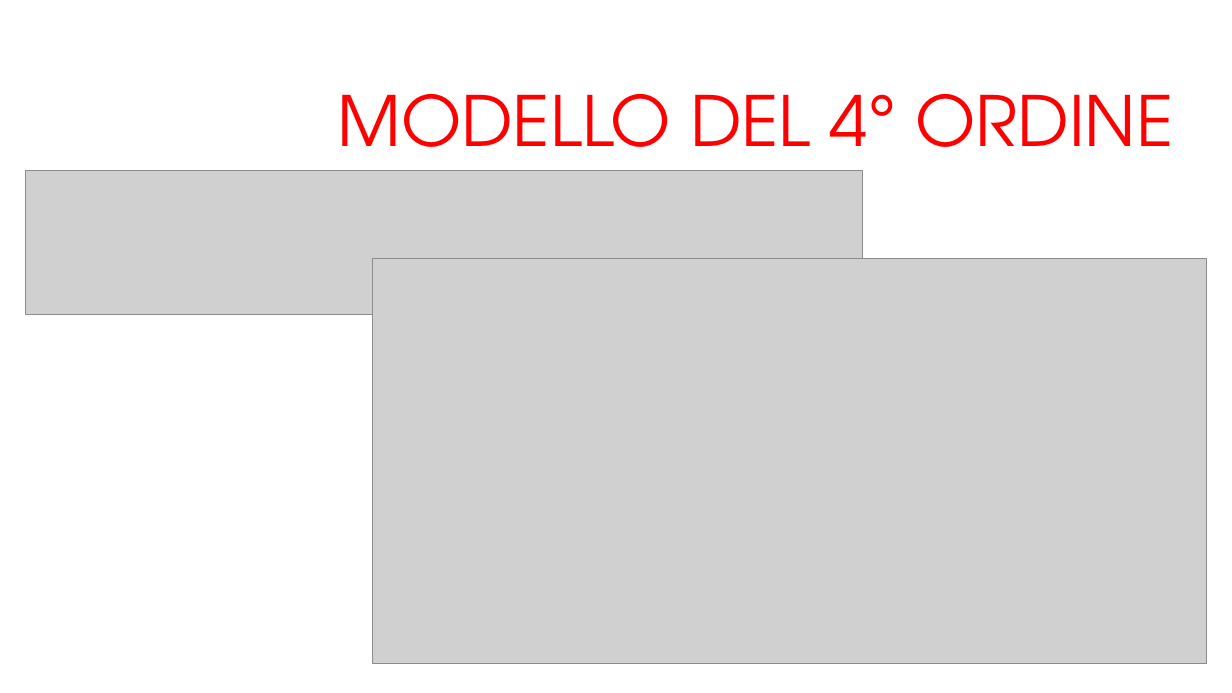
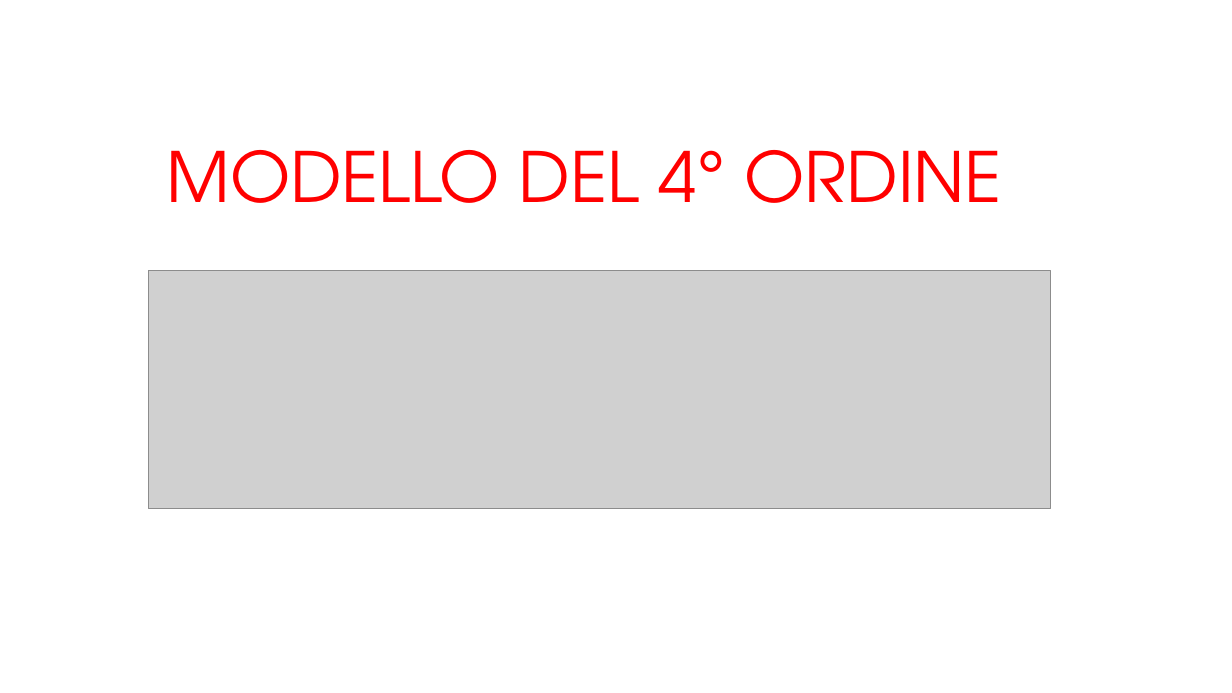
Before and after one commit to arrostini/predittoreDomeniche, a slide deck: slide 7 of progettomatlab.pptx (slide 4 before the commit). Drawn at 1232x693 pixels with LibreOffice and Linux fonts; fonts in the diff are those of the drawing; grey boxes stand for pictures; background and template pictures are left out. Boxes give left, top, right and bottom in pixels: in the first picture for what was removed or moved away, otherwise in the second. Text is boxed around its words. In the diff, an @@ line names an element or a change of style, - is before the commit and + after.

```diff
--- a/progettomatlab.pptx
+++ b/progettomatlab.pptx
@@ title "MODELLO DEL 4° ORDINE" rewrapped from [337,94,1173,178] to [166,150,1002,203] @@
@@ picture removed at [25,171,863,315] @@
@@ picture removed at [372,259,1207,664] @@
@@ picture added at [149,270,1051,508] @@
```
Also in this commit, not shown: 5 other slides changed, 10 slides added, 3 slides removed.
